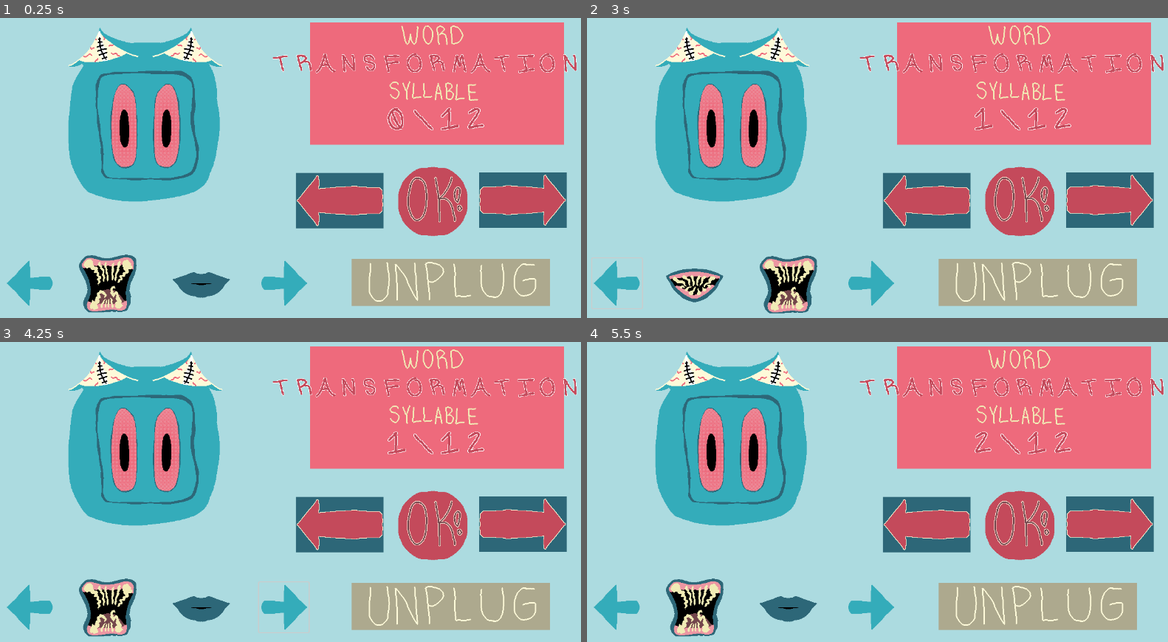
Above: before the commit, frames 1-4 (two rows, left to right).
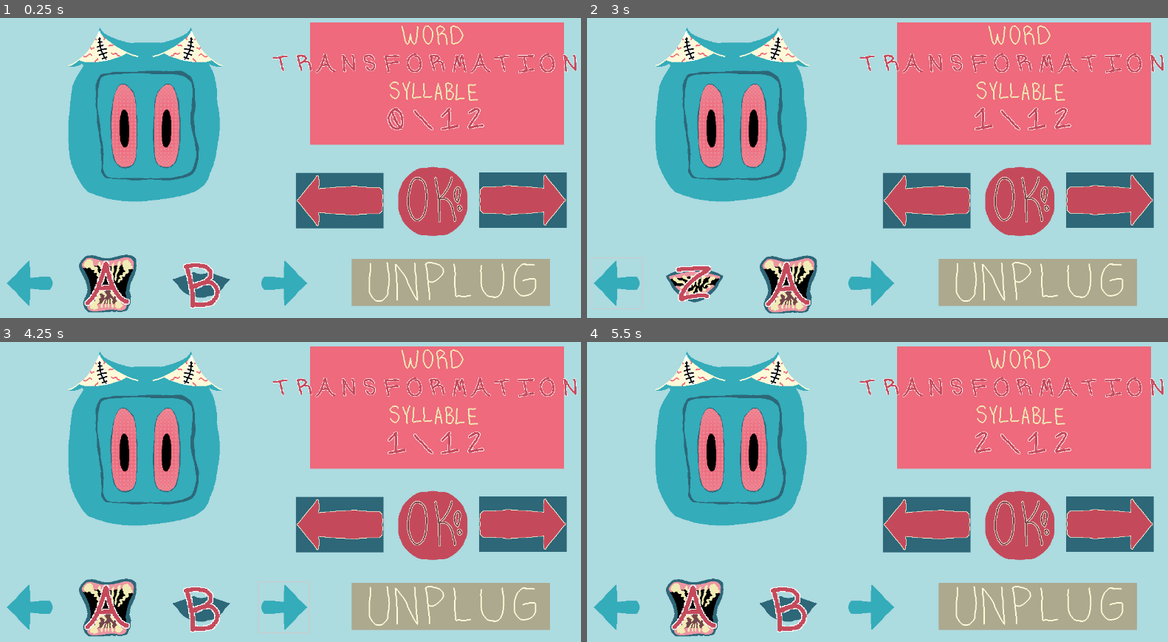
Above: after the commit, the same moments.

Repository: sym-z/speech-and-spell
Game: Godot game, scene res://scenes/load_scene.tscn
Two runs of this game, one before a commit and one after it. Both use one fixed random seed, a clock stepped at 60 frames per second and the inputs below. The engine's default icon, where the game draws it, is replaced by a stand-in: a white triangle on a blue panel in a dark square.
Inputs (mouse positions are in pixels of both pictures, inside the frame that each line leads up to):
- Up to frame 1 (0.25 s): no input
- Up to frame 2 (3 s): click (1022, 201) at 0.5 s; click (923, 201) at 1.25 s; click (1109, 201) at 2 s; click (616, 282) at 2.75 s
- Up to frame 3 (4.25 s): click (284, 606) at 3.5 s
- Up to frame 4 (5.5 s): click (1040, 606) at 4.25 s; click (1022, 525) at 5 s

The runs differ from the first frame. In frame 1, 0.8% of the frame differs, in the area x 14-38%, y 80-97%; in frame 2, 0.7%; in frame 3, 0.8%; in frame 4, 0.8%.

Commit message:
labels are always visible

Diff:
--- a/game-code/speech-and-spell/scenes/mouth.tscn
+++ b/game-code/speech-and-spell/scenes/mouth.tscn
@@ -279,7 +279,6 @@
 mouse_filter = 2
 
 [node name="Label" type="RichTextLabel" parent="Control"]
-visible = false
 layout_mode = 1
 offset_left = -105.0
 offset_top = -51.0
--- a/game-code/speech-and-spell/scripts/Globals.gd
+++ b/game-code/speech-and-spell/scripts/Globals.gd
@@ -5,6 +5,21 @@
 var mouthPlugged : bool = false;
 
 enum INDEX {A,B,C,CH,D,E,F,G,I,J,K,L,M,N,O,P,Q,R,S,SH,T,TH,U,V,W,X,Y,Z}
+## When selectedSounds == CORRECT_ANSWERS, the player gets a good ending
+const CORRECT_ANSWERS = [
+	INDEX.T,
+	INDEX.R,
+	INDEX.A,
+	INDEX.N,
+	INDEX.S,
+	INDEX.F,
+	INDEX.O,
+	INDEX.R,
+	INDEX.M,
+	INDEX.A,
+	INDEX.SH,
+	INDEX.U,
+	INDEX.N]
 ## So overlays can match frames
 var CHAR_INDEX = ['A','B','C','CH','D','E','F','G','I','J','K','L','M','N','O','P','Q','R','S','SH','T','TH','U','V','W','X','Y','Z']
 var soundsSelected : Array[Sound] = []
@@ -20,11 +35,10 @@
 		# Fill selections with empty sounds
 		soundsSelected.append(Sound.new(true,0))
 
-	pass # Replace with function body.
-
 func printSelections():
 	for sound in soundsSelected:
-		print("Sound: " + CHAR_INDEX[sound.animFrame] + " Empty? : ", sound.isEmpty)
+		print("Sound: " + CHAR_INDEX[sound.animFrame] + " Empty? : ", sound.isEmpty, " Index: ", sound.animFrame)
+		print(CORRECT_ANSWERS)
 # Called every frame. 'delta' is the elapsed time since the previous frame.
 func _process(delta):
 	pass
--- a/game-code/speech-and-spell/scripts/build_scene.gd
+++ b/game-code/speech-and-spell/scripts/build_scene.gd
@@ -60,7 +60,7 @@
 		Globals.currSound += 1
 		var format = "[center]%d/%d[/center]"
 		wordProgressText.text = format % [Globals.currSound,Globals.totalSounds]
-		pass
+
 	else:
 		pass
 	#wordProgressText.text = ""
@@ -81,12 +81,9 @@
 			viewportMouth.animation = "syllables"
 			viewportMouth.frame = Globals.soundsSelected[Globals.currSound].animFrame
 			Globals.mouthPlugged = true
-		pass
 	else:
 		# TODO: Play error sound
 		print("ERROR")
-		pass
-	pass # Replace with function body.
 
 func _on_right_word_arrow_button_up():
 	if((Globals.currSound <= Globals.totalSounds) and Globals.mouthPlugged):
@@ -95,7 +92,6 @@
 		var format = "[center]%d/%d[/center]"
 		wordProgressText.text = format % [Globals.currSound,Globals.totalSounds]
 		if(Globals.soundsSelected[Globals.currSound].isEmpty == false):
-			print("gotttcha")
 			viewportMouth.animation = "syllables"
 			viewportMouth.frame = Globals.soundsSelected[Globals.currSound].animFrame
 			Globals.mouthPlugged = true
@@ -116,6 +112,8 @@
 	else:
 		leftMouth.frame = Globals.INDEX.size() - 1
 		rightMouth.frame -= 1
+	rightMouth.label.text = '[center]' + Globals.CHAR_INDEX[rightMouth.frame] + '[/center]'
+	leftMouth.label.text = '[center]' + Globals.CHAR_INDEX[leftMouth.frame] + '[/center]'
 
 func _on_right_inventory_arrow_button_up():
 	# Partial wrap around bounds
@@ -130,5 +128,5 @@
 	else:
 		rightMouth.frame = 0
 		leftMouth.frame += 1
-
-	pass # Replace with function body.
+	rightMouth.label.text = '[center]' + Globals.CHAR_INDEX[rightMouth.frame] + '[/center]'
+	leftMouth.label.text = '[center]' + Globals.CHAR_INDEX[leftMouth.frame] + '[/center]'
--- a/game-code/speech-and-spell/scripts/mouth.gd
+++ b/game-code/speech-and-spell/scripts/mouth.gd
@@ -11,6 +11,7 @@
 
 func _ready():
 	frame = startingFrame
+	label.text = '[center]' + Globals.CHAR_INDEX[frame] + '[/center]'
 
 ## When the player is intending to carry the mouth
 var leftMouseDown : bool = false;
@@ -27,10 +28,10 @@
 	if(!Globals.carryingMouth or !leftMouseDown):
 		print("Hovering")
 		label.text = '[center]' + Globals.CHAR_INDEX[frame] + '[/center]'
-		label.visible = true
+		label.visible = false
 		isHovering = true;
 func _on_area_2d_mouse_exited():
-	label.visible = false
+	label.visible = true
 	isHovering = false;
 
 signal beingHeld
